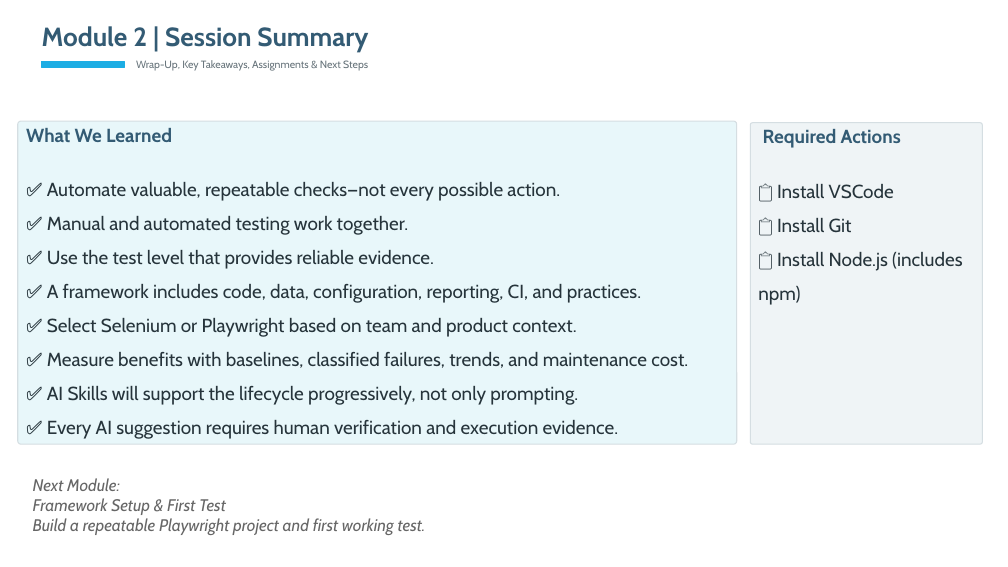
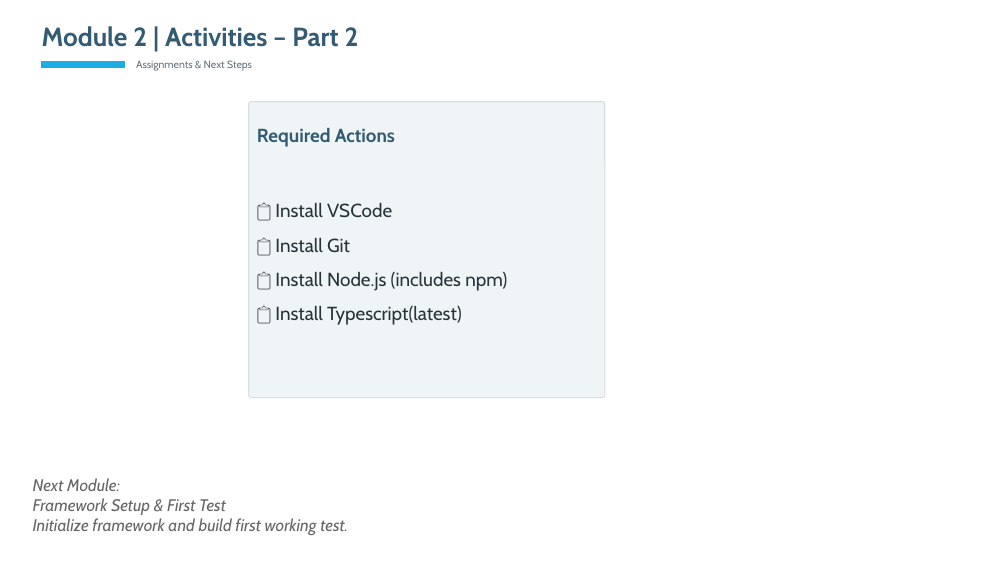
Before and after one commit to anaelince/web-automation, a slide deck: slide 23 of docs/M2-Introduction.pptx (slide 27 before the commit). Drawn at 1008x567 pixels with LibreOffice and Linux fonts; fonts in the diff are those of the drawing. Boxes give left, top, right and bottom in pixels: in the first picture for what was removed or moved away, otherwise in the second. Text is boxed around its words. In the diff, an @@ line names an element or a change of style, - is before the commit and + after.

```diff
--- a/docs/M2-Introduction.pptx
+++ b/docs/M2-Introduction.pptx
@@ text at bbox=[42, 26, 359, 47]: text changed @@
-Module 2 | Session Summary
+Module 2 | Activities – Part 2
@@ text at bbox=[136, 60, 252, 71]: text changed @@
-Wrap-Up, Key Takeaways, Assignments & Next Steps
+Assignments & Next Steps
@@ rounded rectangle "Required Actions": place and size @@
-rounded rectangle "Required Actions" at bbox=[751, 123, 983, 444]
+rounded rectangle "Required Actions" at bbox=[249, 101, 605, 398]
@@ rounded rectangle removed at bbox=[17, 121, 737, 444] @@
-What We Learned
-✅ Automate valuable, repeatable checks—not every possible action.
-✅ Manual and automated testing work together.
-✅ Use the test level that provides reliable evidence.
-✅ A framework includes code, data, configuration, reporting, CI, and practices.
-✅ Select Selenium or Playwright based on team and product context.
-✅ Measure benefits with baselines, classified failures, trends, and maintenance cost.
-✅ AI Skills will support the lifecycle progressively, not only prompting.
-✅ Every AI suggestion requires human verification and execution evidence.
@@ text in rounded rectangle at bbox=[275, 203, 507, 325]: text changed @@
-📋 Install VSCode
-📋 Install Git
-📋 Install Node.js (includes npm)
+📋 Install VSCode
+📋 Install Git
+📋 Install Node.js (includes npm)
+📋 Install Typescript(latest)
@@ text at bbox=[33, 518, 348, 535]: text changed @@
-Build a repeatable Playwright project and first working test.
+Initialize framework and build first working test.
```
Also in this commit, not shown: 3 other slides changed, 1 slide added, 4 slides removed.
